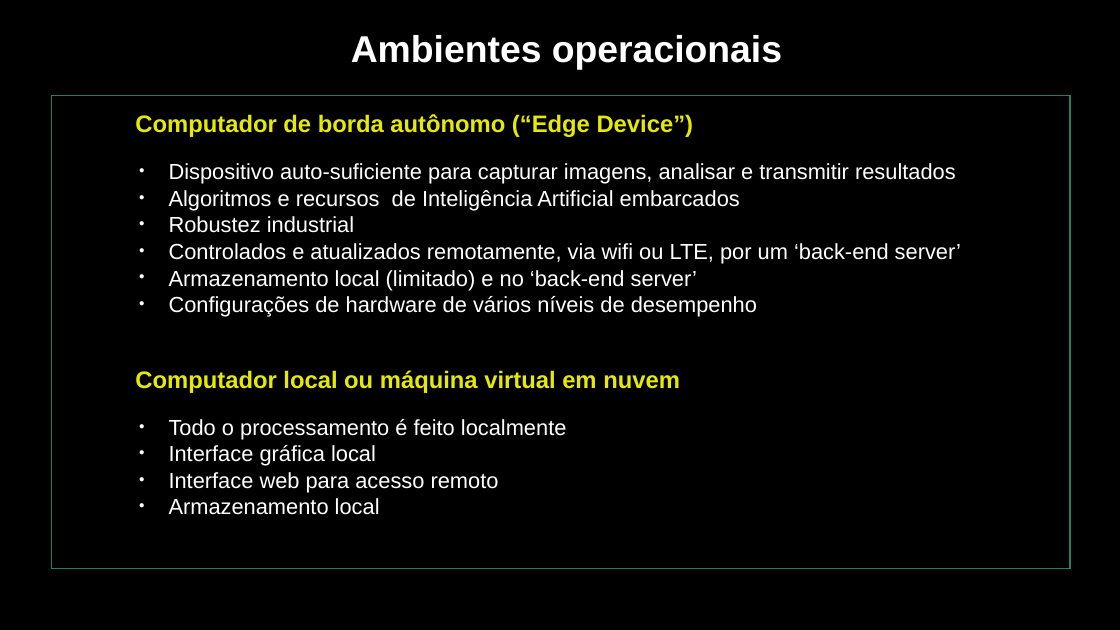
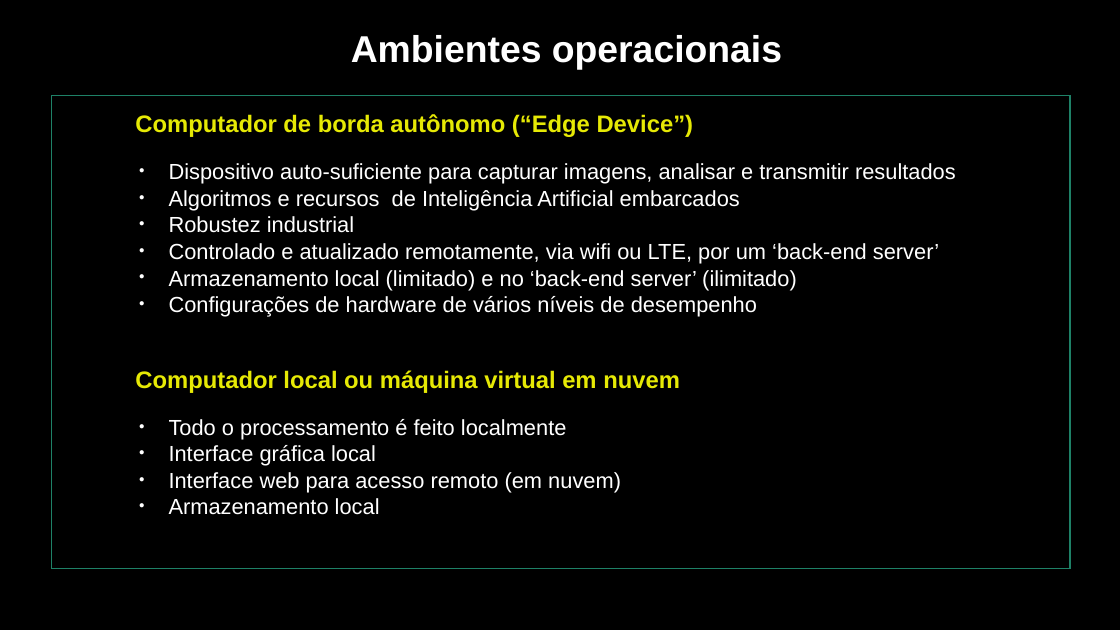
Before and after one commit to jerdantas/imagepipeline, a slide deck: slide 3 of VideoAnalytics.odp. Drawn at 1120x630 pixels with LibreOffice and Linux fonts; fonts in the diff are those of the drawing. Boxes give left, top, right and bottom in pixels: in the first picture for what was removed or moved away, otherwise in the second. Text is boxed around its words. In the diff, an @@ line names an element or a change of style, - is before the commit and + after.

```diff
--- a/VideoAnalytics.odp
+++ b/VideoAnalytics.odp
@@ text at (x1=169, y1=243, x2=939, y2=290): text changed @@
-● Controlados e atualizados remotamente, via wifi ou LTE, por um ‘back-end server’
-● Armazenamento local (limitado) e no ‘back-end server’
+● Controlado e atualizado remotamente, via wifi ou LTE, por um ‘back-end server’
+● Armazenamento local (limitado) e no ‘back-end server’ (ilimitado)
@@ text at (x1=169, y1=472, x2=621, y2=493): text changed @@
-● Interface web para acesso remoto
+● Interface web para acesso remoto (em nuvem)
```
Also in this commit, not shown: 4 other slides changed, 1 other file.
